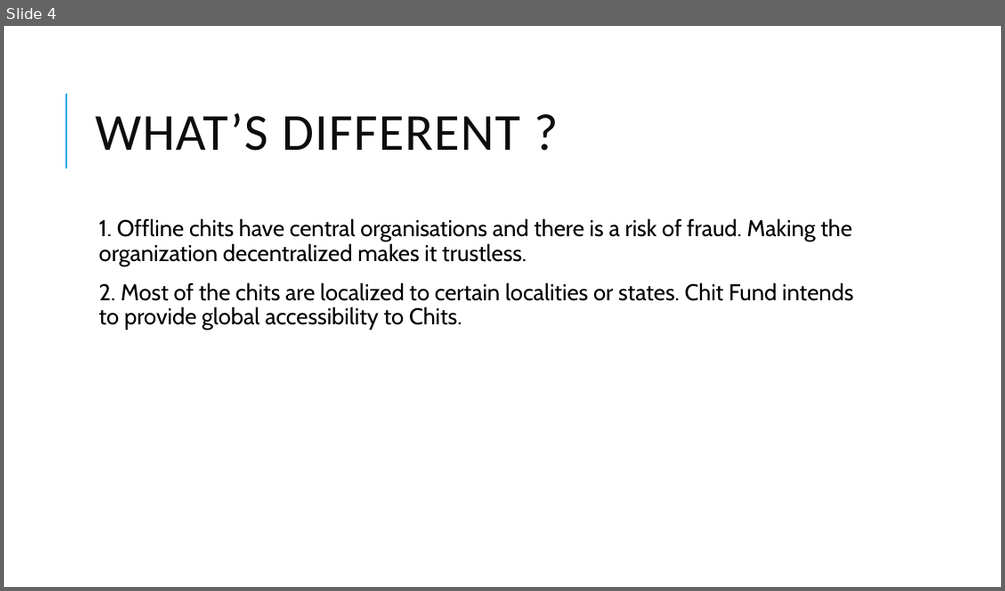
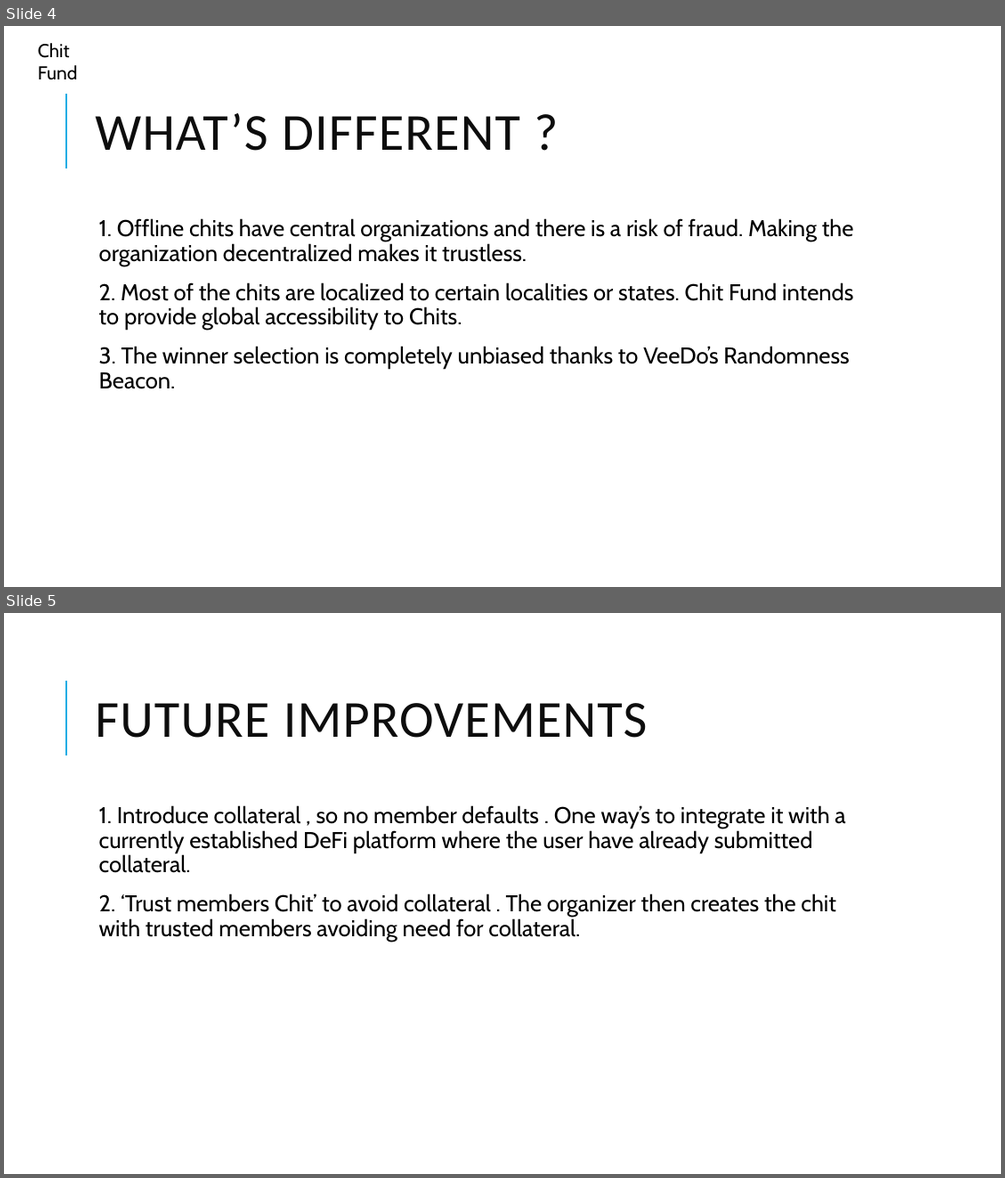
Before and after one commit to Harman-singh-waraich/Chit-Fund, a slide deck: Chit Fund.pptx. Shown one above the other, each under a label of ours: slide 4 before the commit, slides 4 and 5 after it. The pictures are 1005x591 and 1005x1178 pixels, drawn with LibreOffice and Linux fonts; fonts in the diff are those of the drawing. Boxes give left, top, right and bottom in pixels: in the first picture for what was removed or moved away, otherwise in the second. Text is boxed around its words. In the diff, an @@ line names an element or a change of style, - is before the commit and + after.

```diff
--- a/Chit Fund.pptx
+++ b/Chit Fund.pptx
@@ slide 5 added at box(4, 613, 1001, 1174), background #FFFFFF; not listed: 1 template element that a slide beside it also shows @@
@@ title added at box(95, 703, 647, 738), 50 pt, text #0D0D0D @@
+FUTURE IMPROVEMENTS
@@ text added at box(99, 805, 845, 941), 22 pt, text #000000 @@
+  1. Introduce collateral , so no member defaults . One way’s to integrate it with a currently established DeFi platform where the user have already submitted collateral.
+  2. ‘Trust members Chit’ to avoid collateral . The organizer then creates the chit with trusted members avoiding need for collateral.
@@ slide 4 changed as well @@
@@ text added at box(38, 43, 78, 79), 18 pt, text #000000 @@
+Chit Fund
@@ text at box(99, 218, 854, 265): text changed @@
-  1. Offline chits have central organisations and there is a risk of fraud. Making the organization decentralized makes it trustless.
+  1. Offline chits have central organizations and there is a risk of fraud. Making the organization decentralized makes it trustless.
@@ text at box(99, 346, 849, 389): paragraph added @@
+  3. The winner selection is completely unbiased thanks to VeeDo’s Randomness Beacon.
```
Also in this commit, not shown: 3 other slides changed, 1 other file.
